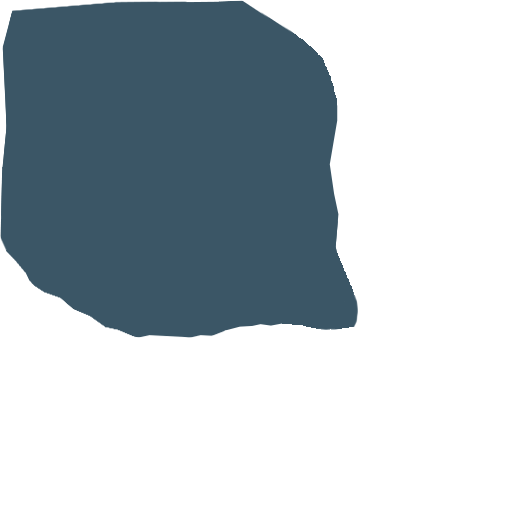
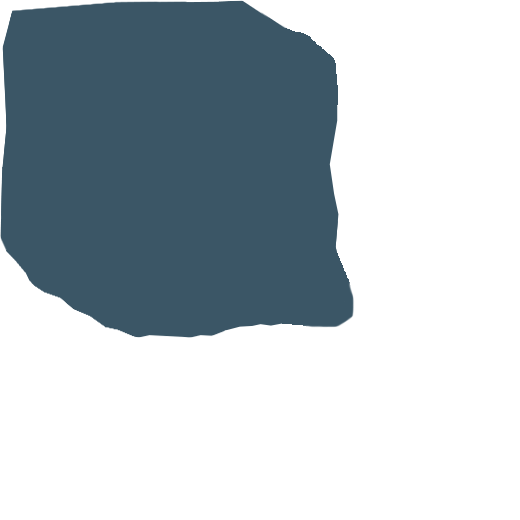
Before/after of a 520 x 520 layered artwork. What changed in the layer stack:
painted on "Layer 3" over [285, 28, 358, 330]
